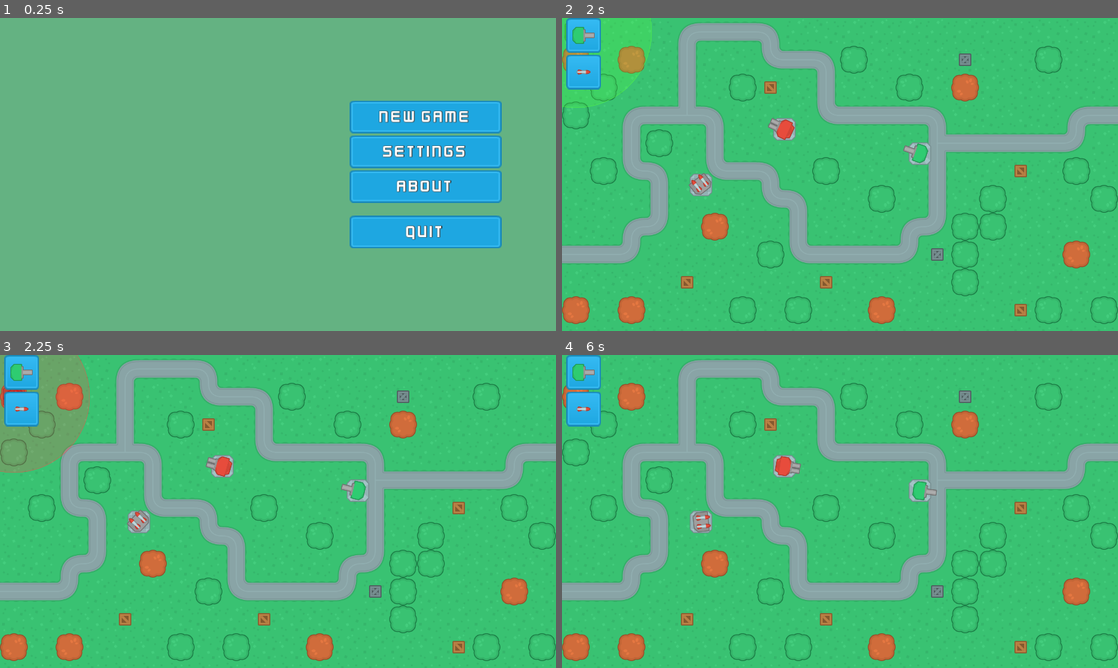
Above: before the commit, frames 1-4 (two rows, left to right).
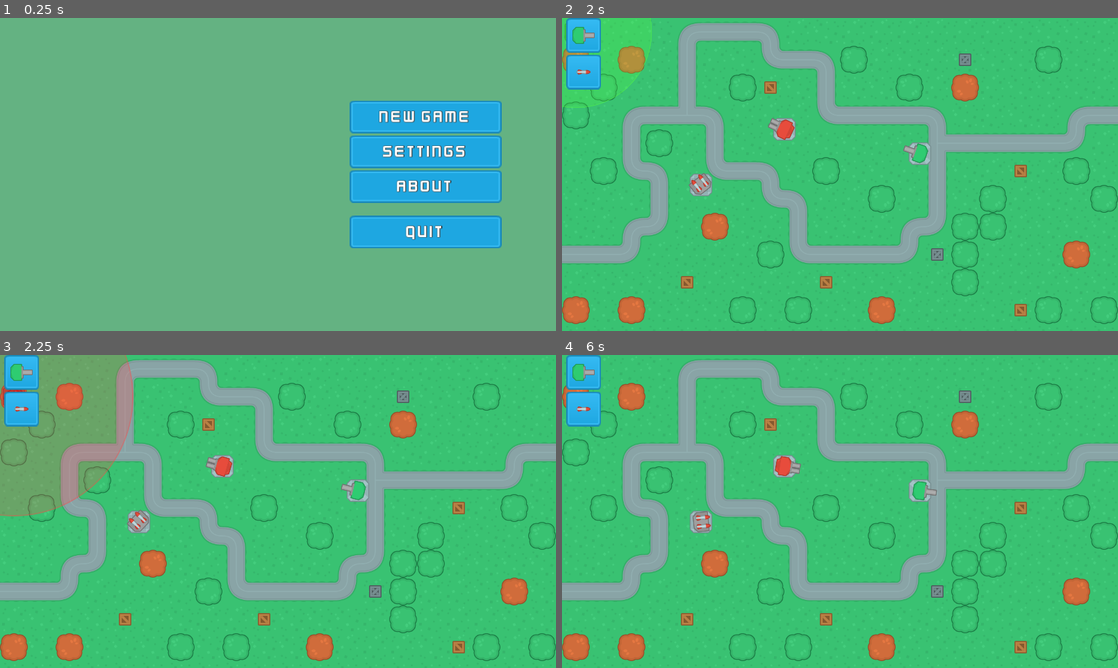
Above: after the commit, the same moments.

Repository: probitie/towerdefence
Game: Godot game, scene res://SceneHandler.tscn
Two runs of this game, one before a commit and one after it. Both use one fixed random seed, a clock stepped at 60 frames per second and the inputs below.
Inputs (mouse positions are in pixels of both pictures, inside the frame that each line leads up to):
- Up to frame 1 (0.25 s): no input
- Up to frame 2 (2 s): click "New Game" at 0.5 s; click (584, 36) at 1.25 s
- Up to frame 3 (2.25 s): click (22, 408) at 2 s
- Up to frame 4 (6 s): click (584, 373) at 2.75 s; click (584, 408) at 3.5 s; click (584, 373) at 4.25 s; click (584, 408) at 5 s; tap Enter (ui_accept) at 5.75 s; move the mouse to (962, 495) at 5.77 s

Frames 1-2 are identical in both runs. In frame 3, 5.3% of the frame differs, in the area x 0-24%, y 0-52%; in frame 4, nothing differs.

Commit message:
added singleton game data

Diff:
--- a/project.godot
+++ b/project.godot
@@ -13,6 +13,10 @@
 config/name="towerdefence"
 run/main_scene="res://SceneHandler.tscn"
 config/icon="res://icon.png"
+
+[autoload]
+
+GameData="*res://singletons/GameData.gd"
 
 [display]
 
--- a/scenes/main/UI.gd
+++ b/scenes/main/UI.gd
@@ -1,6 +1,5 @@
 extends CanvasLayer
 
-var tower_range = 350
 
 func set_tower_preview(tower_type, mouse_position):
 	var drag_tower = load("res://scenes/turrets/" + tower_type + ".tscn").instance()
@@ -10,7 +9,7 @@
 	# create range overlay
 	var range_texture = Sprite.new()
 	range_texture.position =  Vector2(32, 32)
-	var scaling = tower_range / 600.0
+	var scaling = GameData.tower_data[tower_type]["range"] / 600.0
 	range_texture.scale = Vector2(scaling, scaling)
 	var texture = load("res://assets/ui/range_overlay.png")
 	range_texture.texture = texture
--- /dev/null
+++ b/singletons/GameData.gd
@@ -0,0 +1,6 @@
+extends Node
+
+var tower_data = {
+	"GunT1": {"damage": 20, "rof": 1, "range": 350},
+	"MissleT1": {"damage": 100, "rof": 3, "range": 550}
+}
